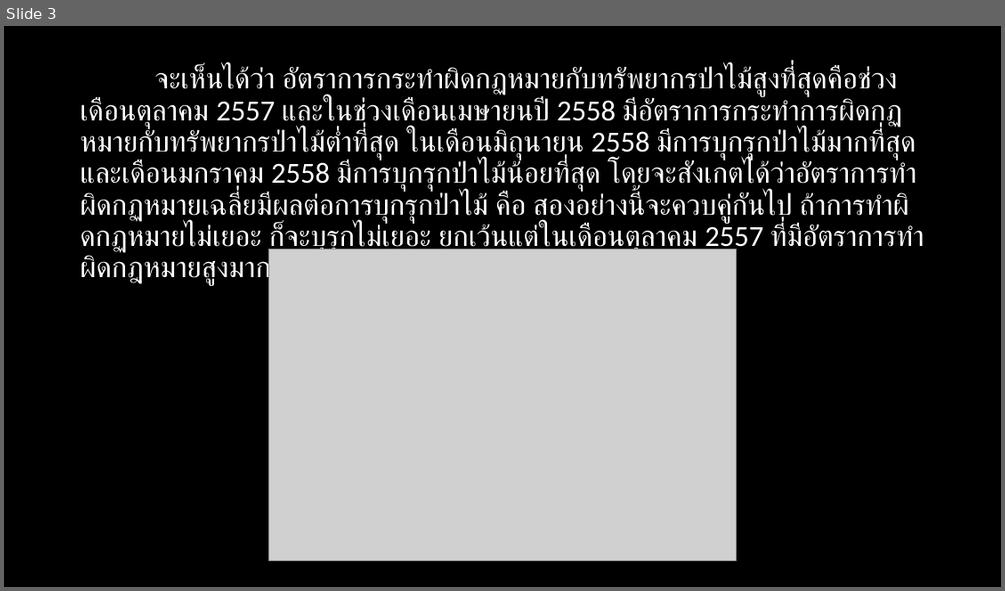
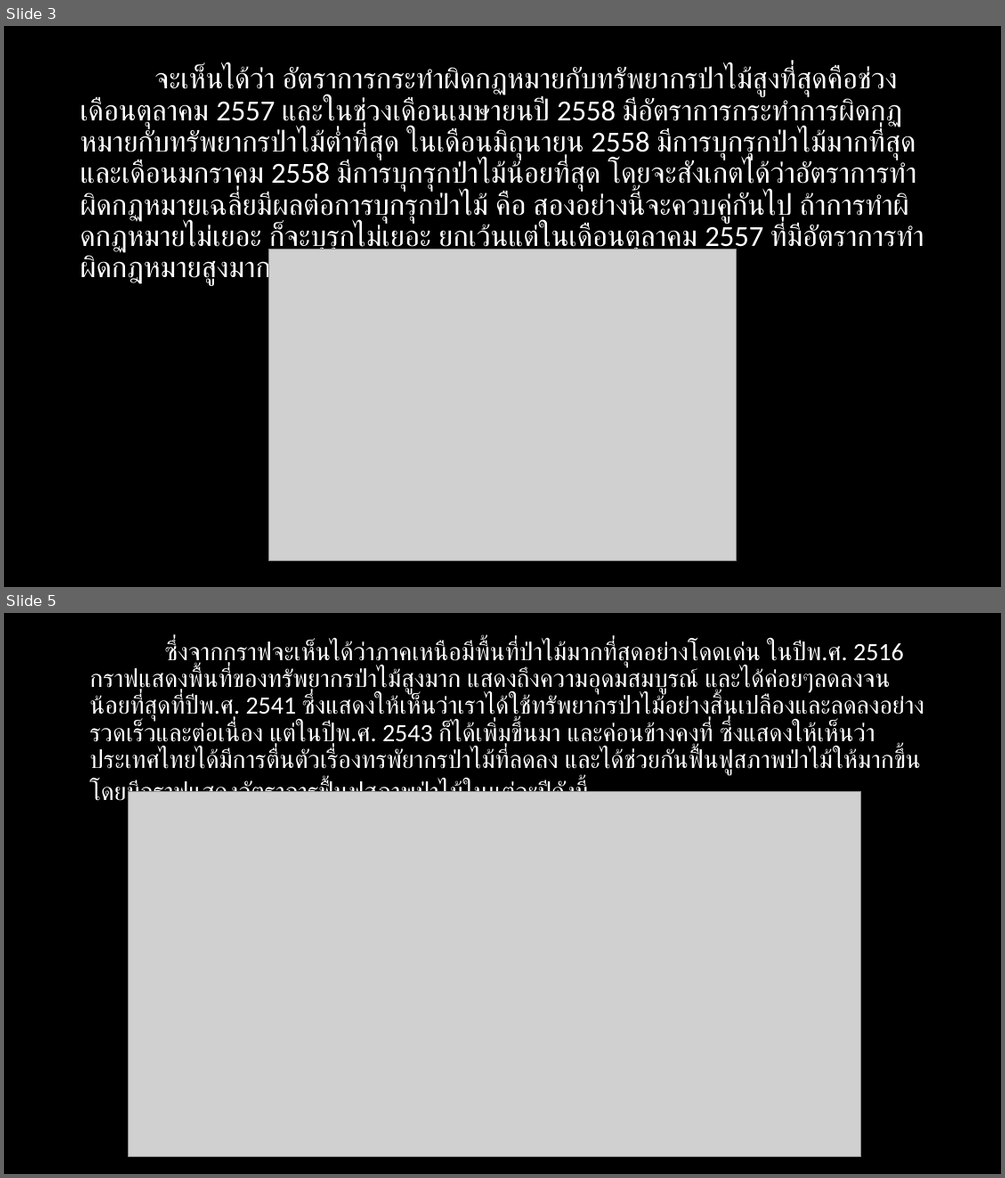
Before and after one commit to chinnatan/TheForest, a slide deck: The Forest.pptx. Shown one above the other, each under a label of ours: slide 3 before the commit, slides 3 and 5 after it; the slides between them are not shown. The pictures are 1005x591 and 1005x1178 pixels, drawn with LibreOffice and Linux fonts; fonts in the diff are those of the drawing; grey boxes stand for pictures. Boxes give left, top, right and bottom in pixels: in the first picture for what was removed or moved away, otherwise in the second. Text is boxed around its words. In the diff, an @@ line names an element or a change of style, - is before the commit and + after.

```diff
--- a/The Forest.pptx
+++ b/The Forest.pptx
@@ slide 5 added at bbox=[4, 613, 1001, 1174], background #000000 @@
@@ text added at bbox=[89, 641, 924, 807], 24 pt, text #FFFFFF @@
+  ซึ่งจากกราฟจะเห็นได้ว่าภาคเหนือมีพื้นที่ป่าไม้มากที่สุดอย่างโดดเด่น ในปีพ.ศ. 2516 กราฟแสดงพื้นที่ของทรัพยากรป่าไม้สูงมาก แสดงถึงความอุดมสมบูรณ์ และได้ค่อยๆลดลงจนน้อยที่สุดที่ปีพ.ศ. 2541 ซึ่งแสดงให้เห็นว่าเราได้ใช้ทรัพยากรป่าไม้อย่างสิ้นเปลืองและลดลงอย่างรวดเร็วและต่อเนื่อง แต่ในปีพ.ศ. 2543 ก็ได้เพิ่มขึ้นมา และค่อนข้างคงที่ ซึ่งแสดงให้เห็นว่าประเทศไทยได้มีการตื่นตัวเรื่องทรพัยากรป่าไม้ที่ลดลง และได้ช่วยกันฟื้นฟูสภาพป่าไม้ให้มากขึ้น
+  โดยมีกราฟแสดงอัตราการฟื้นฟูสภาพป่าไม้ในแต่ละปีดังนี้
@@ picture added at bbox=[128, 792, 861, 1157] @@
```
Also in this commit, not shown: 1 other slide added, 1 slide removed.
